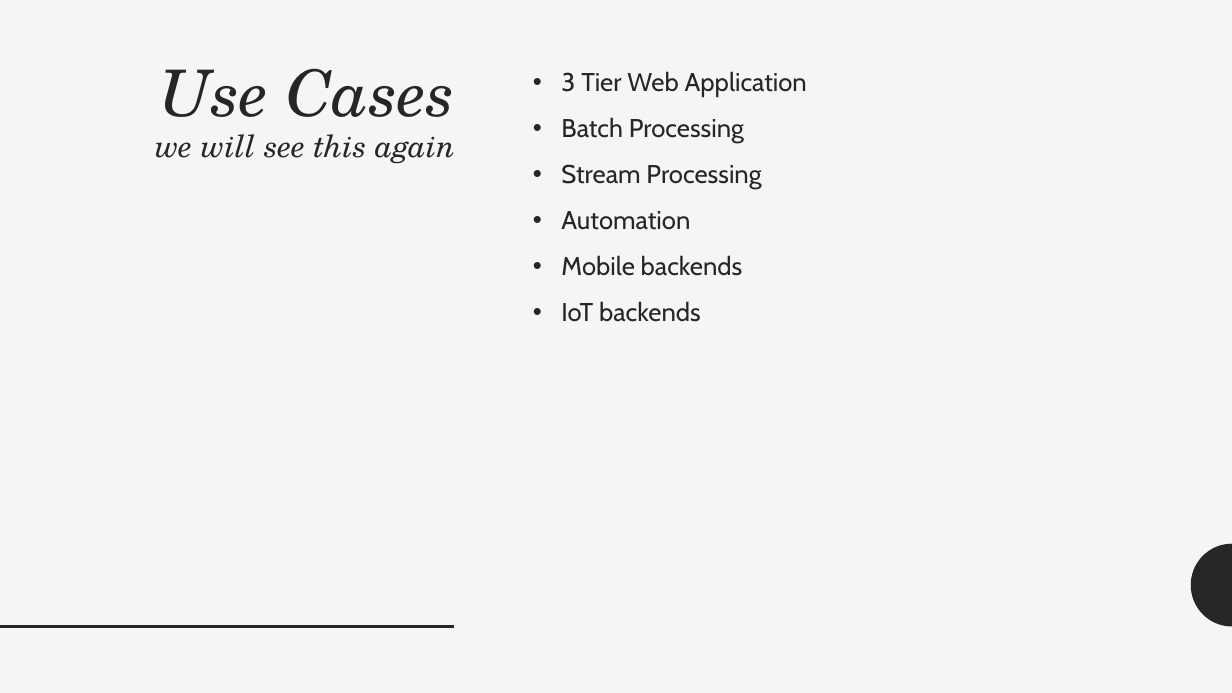
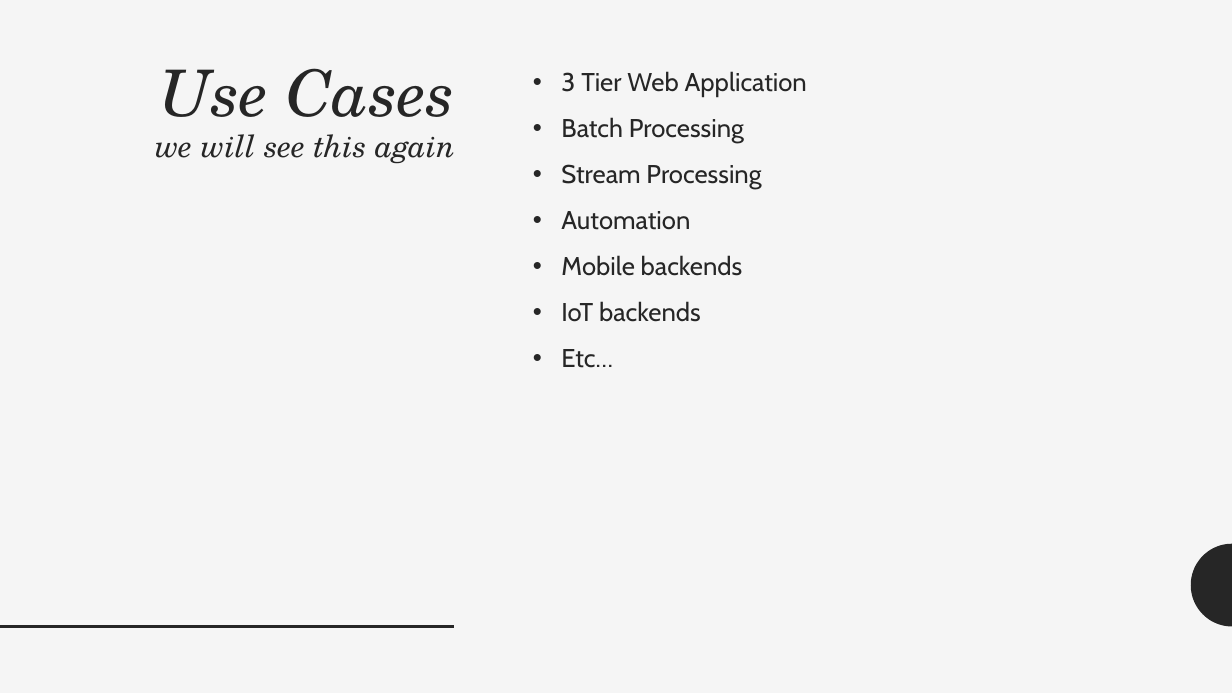
Before and after one commit to adrianpomilio/going-serverless, a slide deck: slide 8 of going-serverless-2017.pptx. Drawn at 1232x693 pixels with LibreOffice and Linux fonts; fonts in the diff are those of the drawing. Boxes give left, top, right and bottom in pixels: in the first picture for what was removed or moved away, otherwise in the second. Text is boxed around its words. In the diff, an @@ line names an element or a change of style, - is before the commit and + after.

```diff
--- a/going-serverless-2017.pptx
+++ b/going-serverless-2017.pptx
@@ text at (561,349,612,368): paragraph added @@
+• Etc…
```
Also in this commit, not shown: 3 other slides changed.
